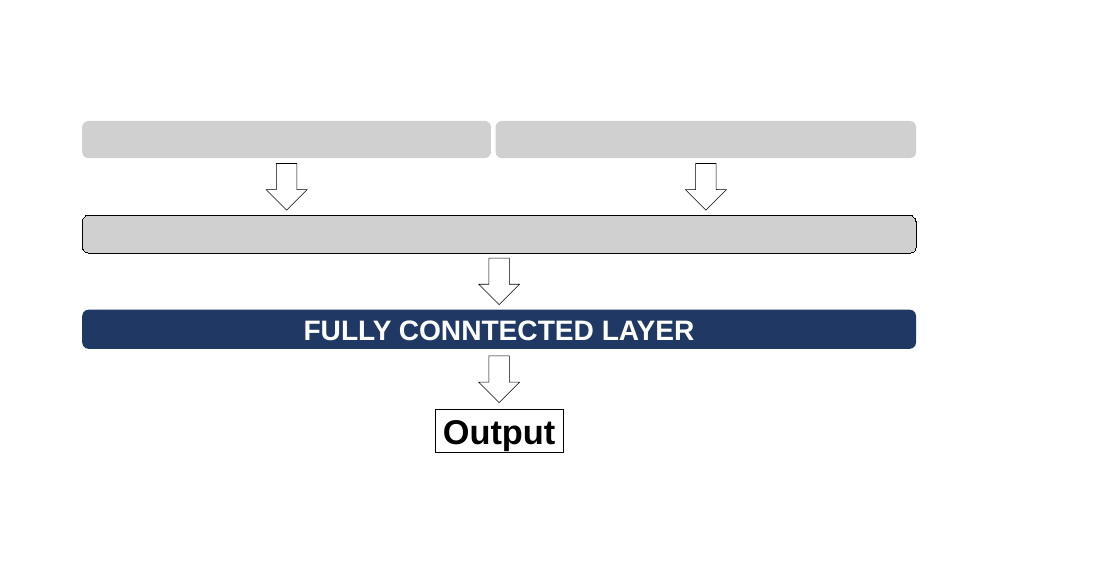
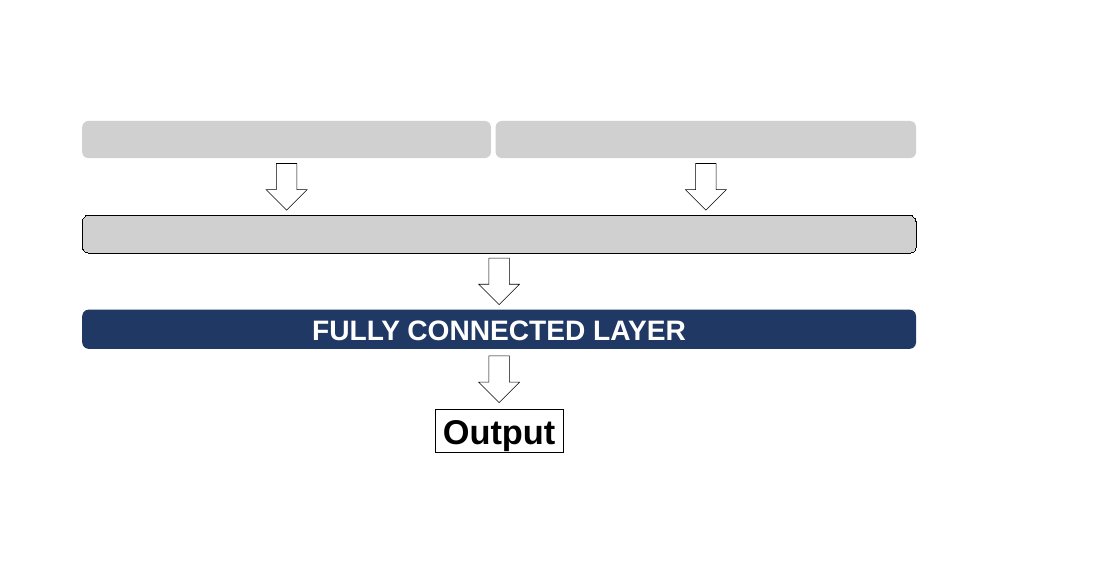
Before and after one commit to hvdthong/Just-in-time-DF-paper, a slide deck: slide 5 of figs/figures.pptx. Drawn at 1120x561 pixels with LibreOffice and Linux fonts; fonts in the diff are those of the drawing; grey boxes stand for pictures. Boxes give left, top, right and bottom in pixels: in the first picture for what was removed or moved away, otherwise in the second. Text is boxed around its words. In the diff, an @@ line names an element or a change of style, - is before the commit and + after.

```diff
--- a/figs/figures.pptx
+++ b/figs/figures.pptx
@@ text in rounded rectangle at (x1=312, y1=320, x2=686, y2=341): text changed @@
-FULLY CONNTECTED LAYER
+FULLY CONNECTED LAYER
```
Also in this commit, not shown: 2 other slides changed, 1 slide added, 1 other file.
